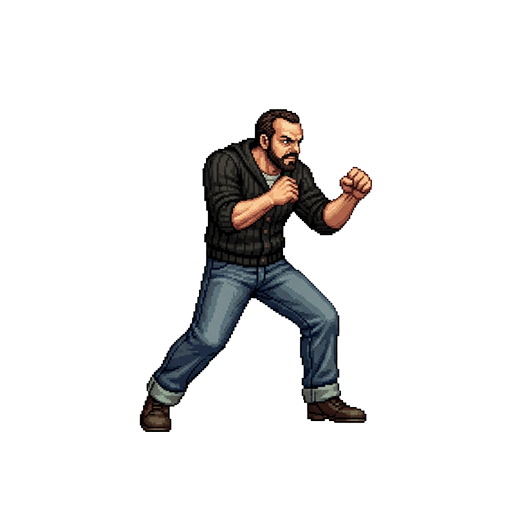
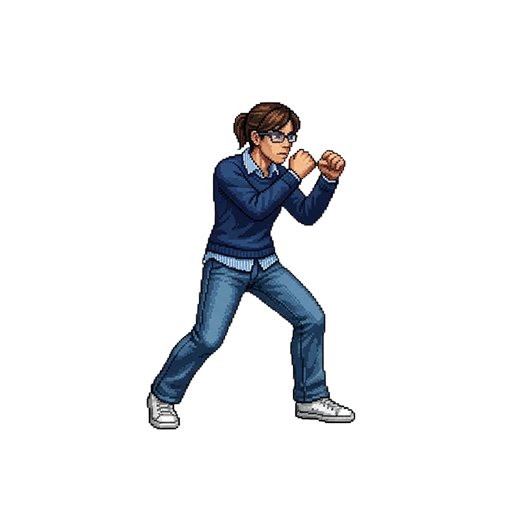
Layered file, before and after one edit (512 x 512). Changes by layer:
added group "BARBARA FIOCCA" with 1 layers above "FRA TAVARONE" over [145, 101, 356, 430]
added layer "barbara-fiocca" in group "BARBARA FIOCCA" over [145, 101, 356, 430]
hid group "PIPPO" (1 layers) over [139, 108, 373, 432]
